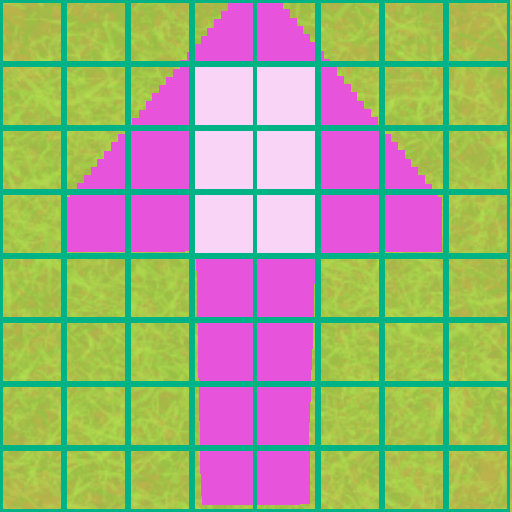
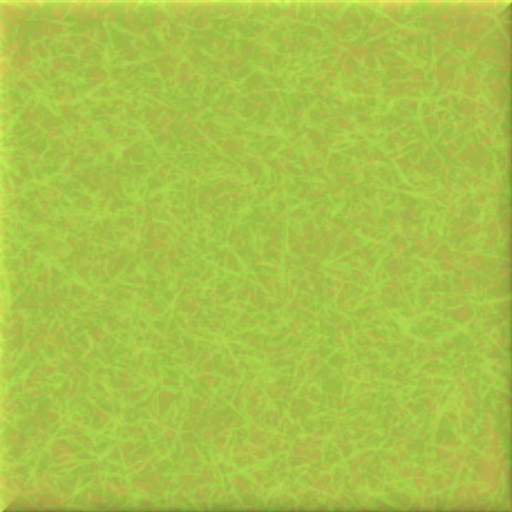
Before/after of a 512×512 layered artwork. What changed in the layer stack:
hid "Layer" over [0, 0, 510, 512]
hid "Layer #3" over [66, 3, 442, 505]
painted on "Layer #1", unmasked it over [0, 0, 512, 512]
